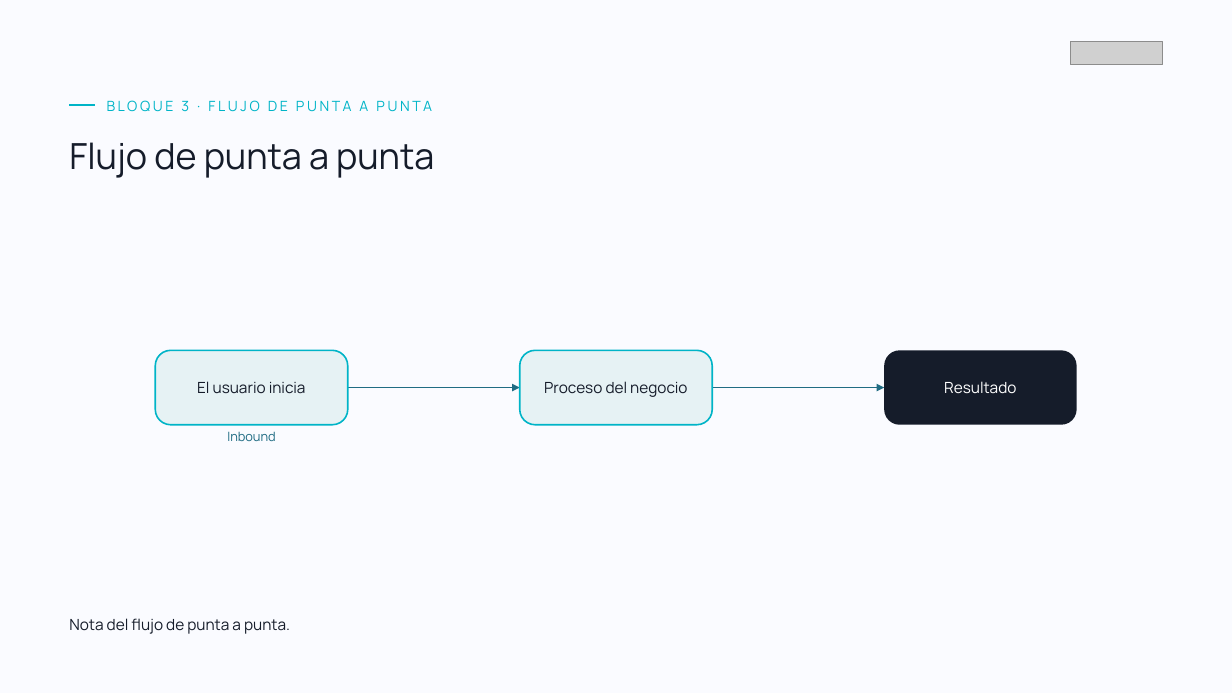
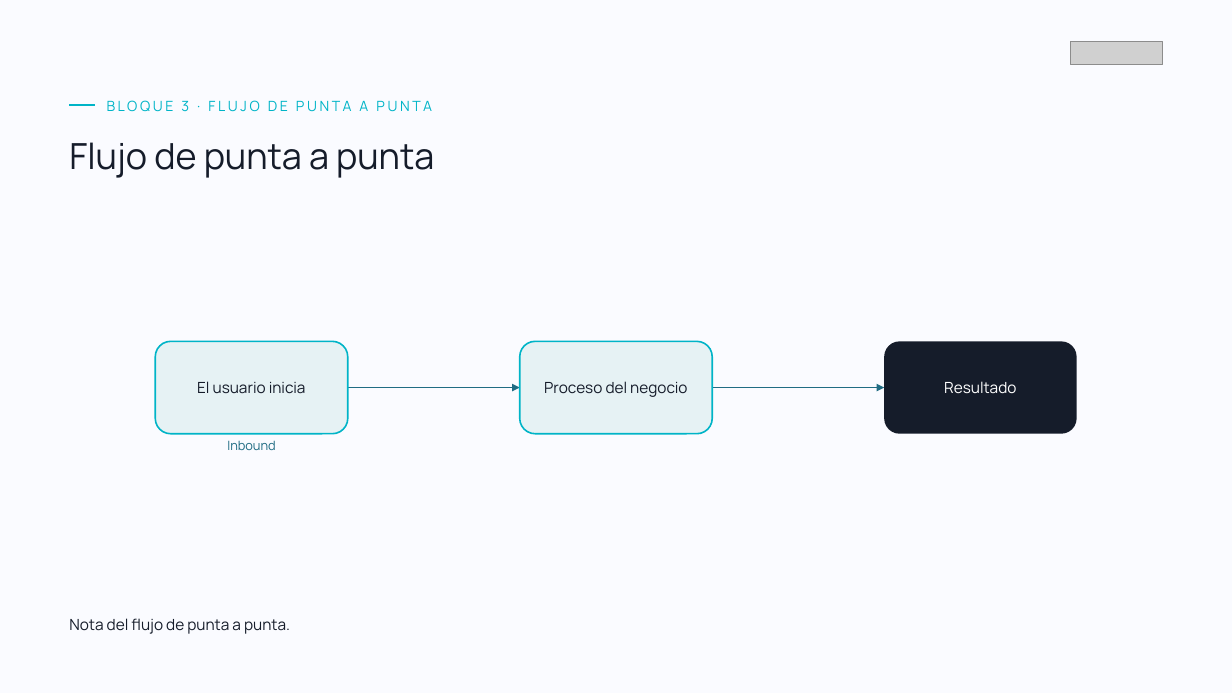
Before and after one commit to danielborja-Jelou/jelou-sow-studio, a slide deck: slide 9 of assets/kickoff-template.pptx (slide 8 before the commit). Drawn at 1232x693 pixels with LibreOffice and Linux fonts; fonts in the diff are those of the drawing; grey boxes stand for pictures. Boxes give left, top, right and bottom in pixels: in the first picture for what was removed or moved away, otherwise in the second. Text is boxed around its words. In the diff, an @@ line names an element or a change of style, - is before the commit and + after.

```diff
--- a/assets/kickoff-template.pptx
+++ b/assets/kickoff-template.pptx
@@ rounded rectangle "El usuario inicia": place and size @@
-rounded rectangle "El usuario inicia" at [155,350,348,425]
+rounded rectangle "El usuario inicia" at [155,341,348,433]
@@ rounded rectangle "Proceso del negocio": place and size @@
-rounded rectangle "Proceso del negocio" at [519,350,712,425]
+rounded rectangle "Proceso del negocio" at [519,341,712,433]
@@ proportions changed in 3 elements at [155,341,348,433], [519,341,712,433], [884,341,1077,433] @@
@@ rounded rectangle "Resultado": place and size @@
-rounded rectangle "Resultado" at [884,350,1077,425]
+rounded rectangle "Resultado" at [884,341,1077,433]
@@ text "Inbound": place and size @@
-text "Inbound" at [227,432,275,441]
+text "Inbound" at [227,441,275,450]
```
Also in this commit, not shown: 2 other slides changed, 1 slide added, 9 other files.
